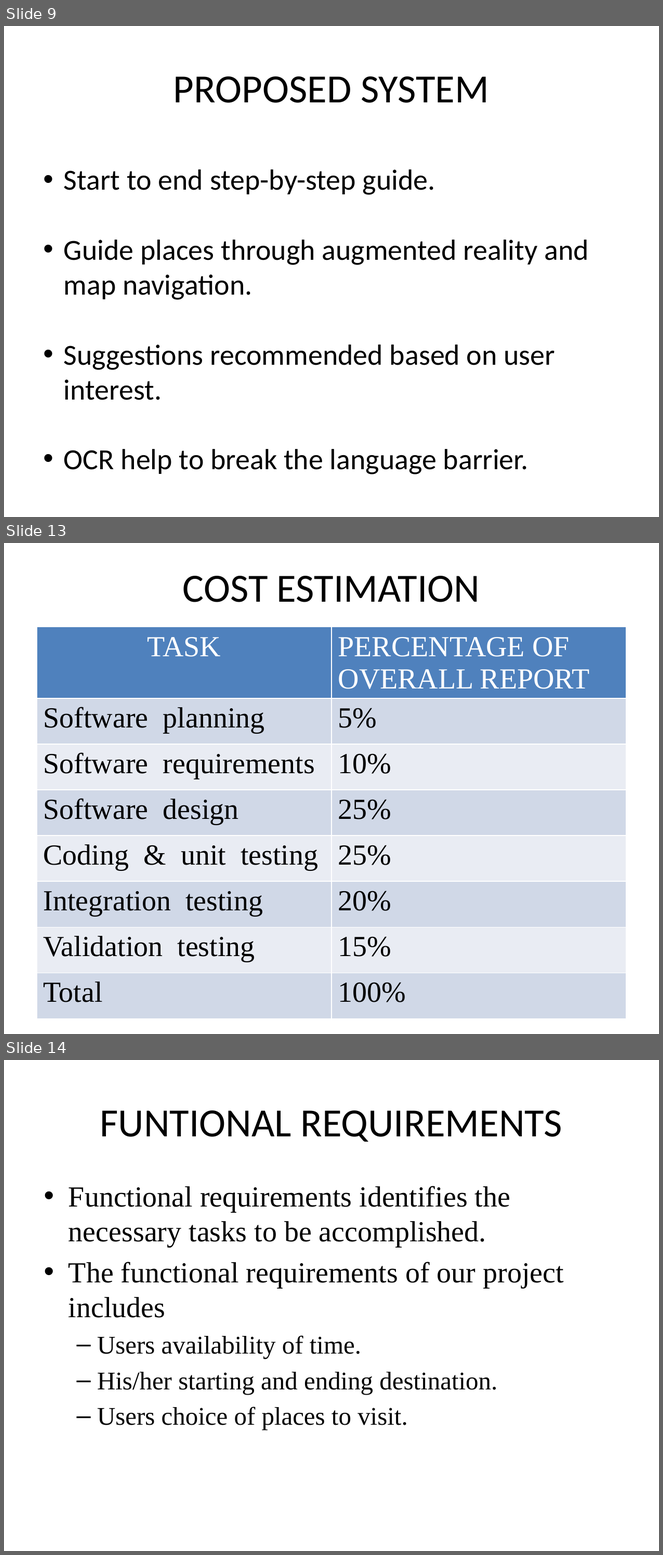
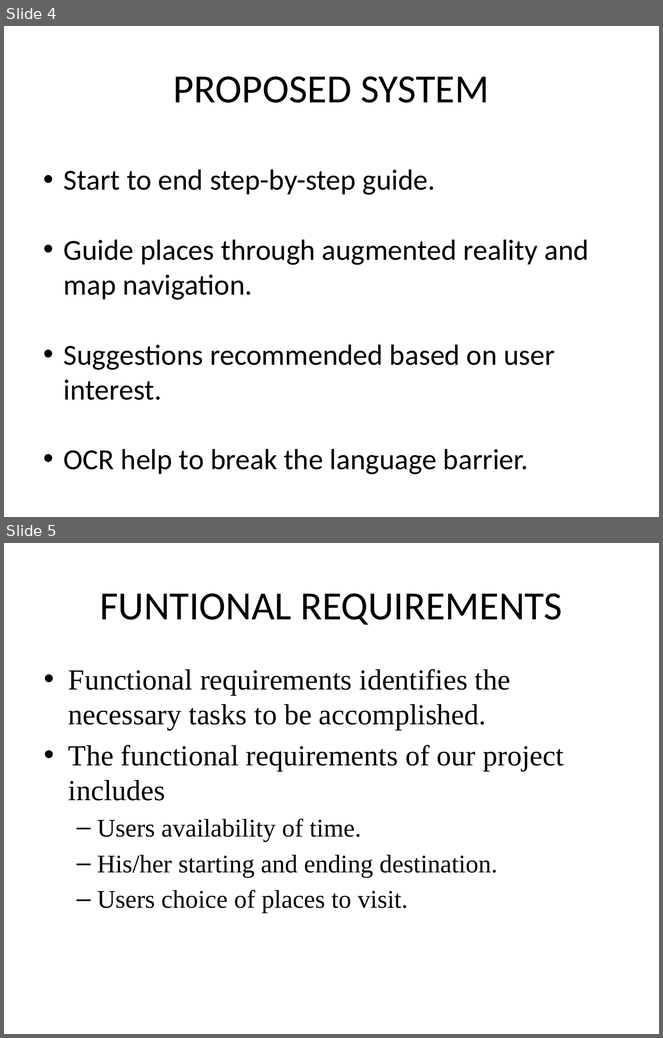
Before and after one commit to alenthomas/phaseOne, a slide deck: Silde/Group 4.pptx. Shown one above the other, each under a label of ours: slides 9, 13 and 14 before the commit, slides 4 and 5 after it; the slides between them are not shown. The pictures are 663x1555 and 663x1038 pixels, drawn with LibreOffice and Linux fonts; fonts in the diff are those of the drawing. Boxes give left, top, right and bottom in pixels: in the first picture for what was removed or moved away, otherwise in the second. Text is boxed around its words. In the diff, an @@ line names an element or a change of style, - is before the commit and + after.

```diff
--- a/Silde/Group 4.pptx
+++ b/Silde/Group 4.pptx
@@ slide 13 removed at box(4, 543, 659, 1034), background #FFFFFF @@
@@ title removed at box(183, 576, 480, 602) @@
-COST ESTIMATION
@@ table removed at box(37, 627, 626, 1024), 8 rows, 2 columns @@
-TASK | PERCENTAGE OF OVERALL REPORT
-Software planning | 5%
-Software requirements | 10%
-Software design | 25%
-Coding & unit testing | 25%
-Integration testing | 20%
-Validation testing | 15%
-Total | 100%
@@ what was slide 9 is now slide 4 @@
@@ what was slide 14 is now slide 5 @@
```
Also in this commit, not shown: 10 slides added, 9 other slides removed, 1 other file.
